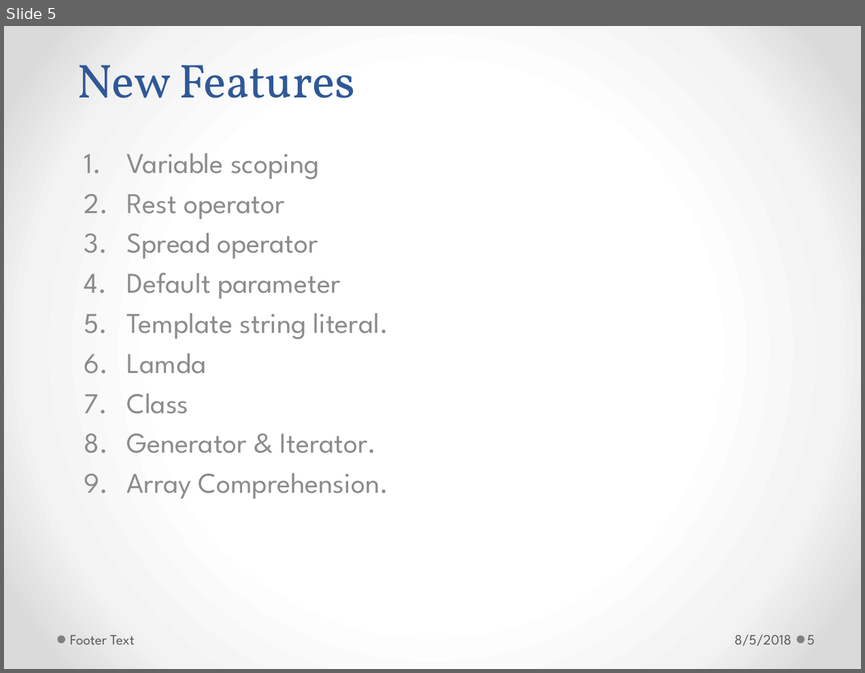
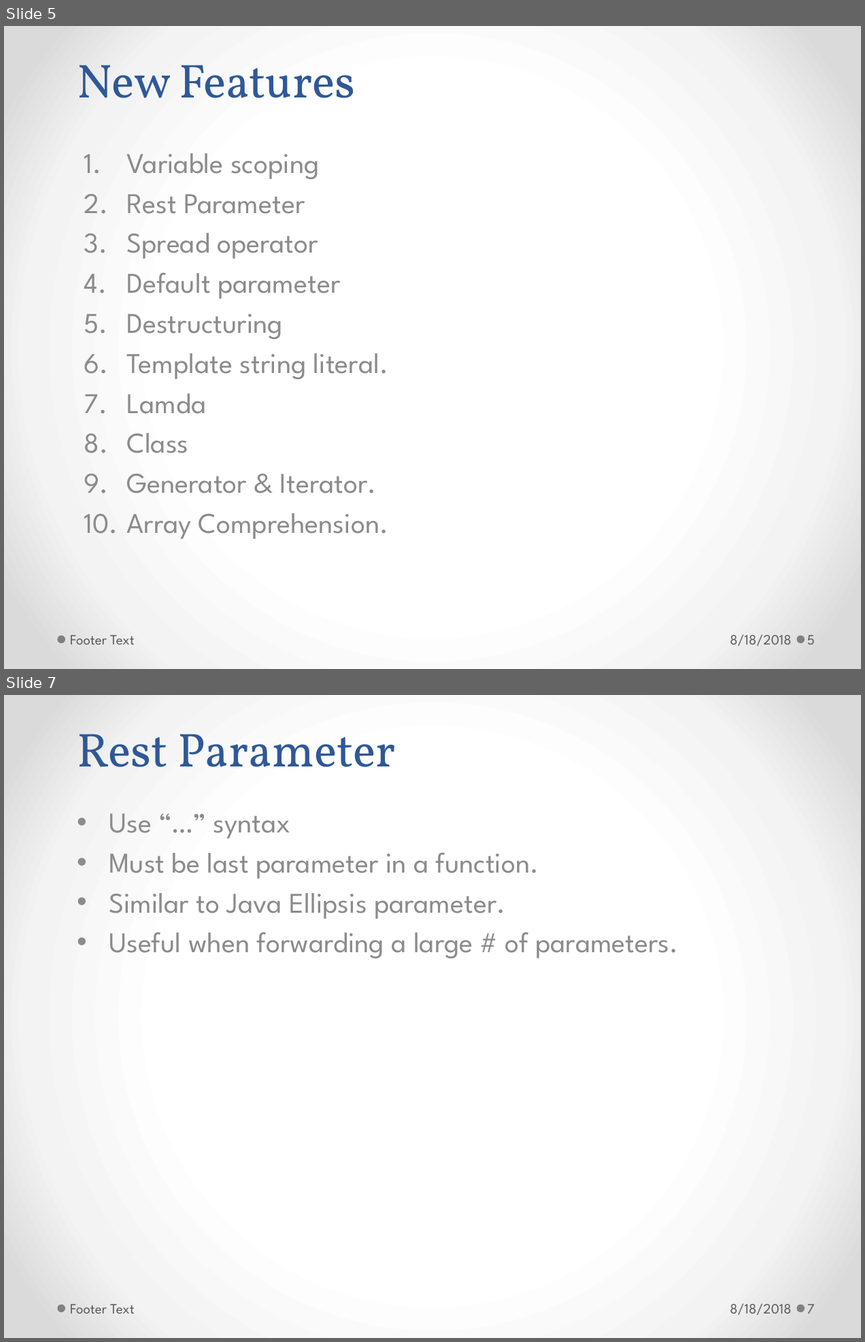
Before and after one commit to h-t-tran/brown, a slide deck: es6/es6.pptx. Shown one above the other, each under a label of ours: slide 5 before the commit, slides 5 and 7 after it; the slides between them are not shown. The pictures are 865x673 and 865x1342 pixels, drawn with LibreOffice and Linux fonts; fonts in the diff are those of the drawing. Boxes give left, top, right and bottom in pixels: in the first picture for what was removed or moved away, otherwise in the second. Text is boxed around its words. In the diff, an @@ line names an element or a change of style, - is before the commit and + after.

Commit message:
Destructuring

```diff
--- a/es6/es6.pptx
+++ b/es6/es6.pptx
@@ slide 7 added at (4,695,861,1338), background gradient #FFFFFF to #F4F4F4 to #DADADA; not listed: 2 template elements that a slide beside it also shows @@
@@ title added at (77,734,396,767), 40 pt, text #2F5897 @@
+Rest Parameter
@@ subtitle added at (109,813,679,958), 24 pt, text #8C8C8C @@
+• Use “…” syntax
+• Must be last parameter in a function.
+• Similar to Java Ellipsis parameter.
+• Useful when forwarding a large # of parameters.
@@ text added at (70,1304,135,1313), 12 pt, text #595959 @@
+Footer Text
@@ text added at (730,1303,791,1314), 12 pt, text #595959 @@
+8/18/2018
@@ page number added at (807,1304,815,1313), 12 pt, text #595959 @@
+7
@@ slide 5 changed as well @@
@@ subtitle at (127,194,305,214): text changed @@
-2. Rest operator
+2. Rest Parameter
@@ subtitle at (127,314,283,339): paragraph added @@
+5. Destructuring
@@ text at (730,634,791,645): text changed @@
-8/5/2018
+8/18/2018
```
Also in this commit, not shown: 5 other slides changed, 3 other slides added, 5 other files.
